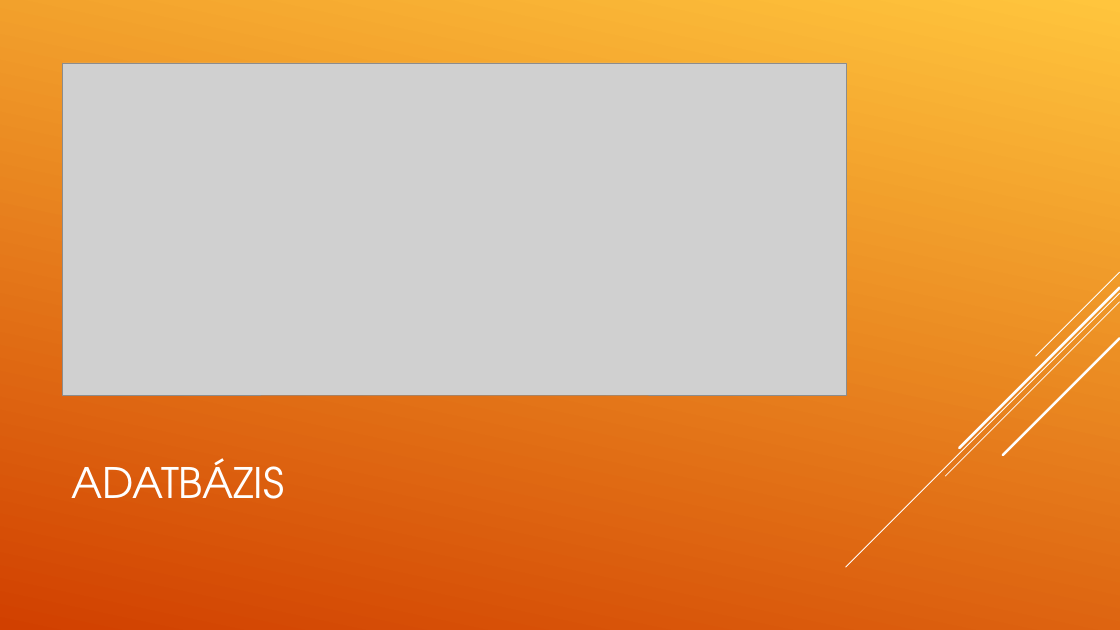
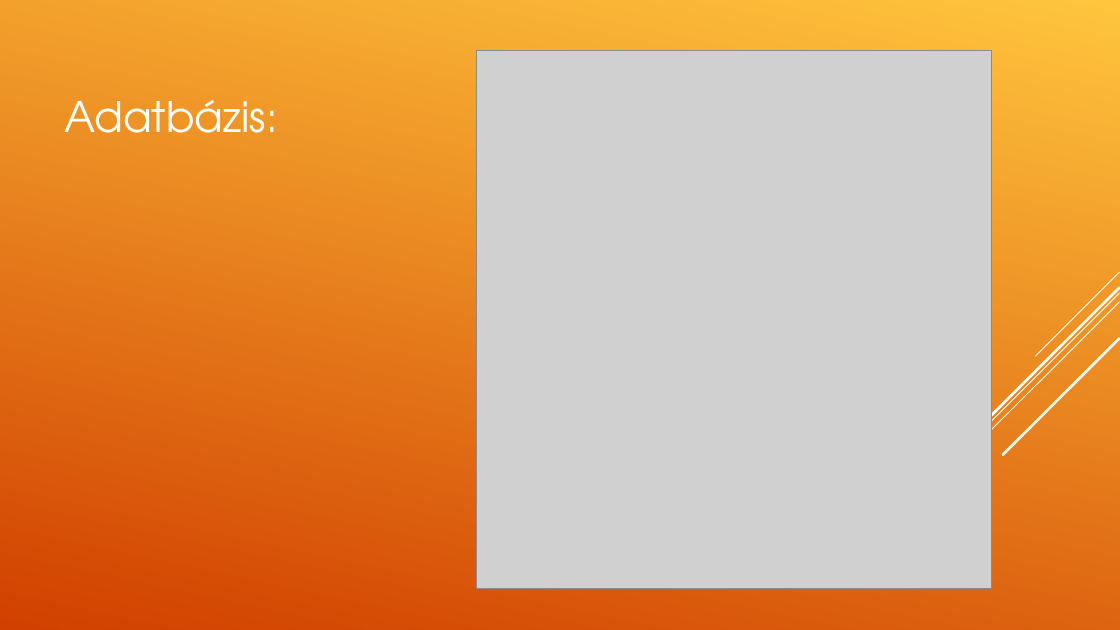
Before and after one commit to kalmanlaszlo06/vizsgaremek, a slide deck: slide 3 of vizsgaremek/Bookli.ppt. Drawn at 1120x630 pixels with LibreOffice and Linux fonts; fonts in the diff are those of the drawing; grey boxes stand for pictures. Boxes give left, top, right and bottom in pixels: in the first picture for what was removed or moved away, otherwise in the second. Text is boxed around its words. In the diff, an @@ line names an element or a change of style, - is before the commit and + after.

```diff
--- a/vizsgaremek/Bookli.ppt
+++ b/vizsgaremek/Bookli.ppt
@@ picture added at <box>476,50,991,589</box> @@
@@ picture removed at <box>63,63,846,395</box> @@
@@ text at <box>64,100,277,133</box>: text changed @@
-ADATBÁZIS
+Adatbázis:
```
Also in this commit, not shown: 2 other slides changed, 4 slides added, 4 slides removed.
